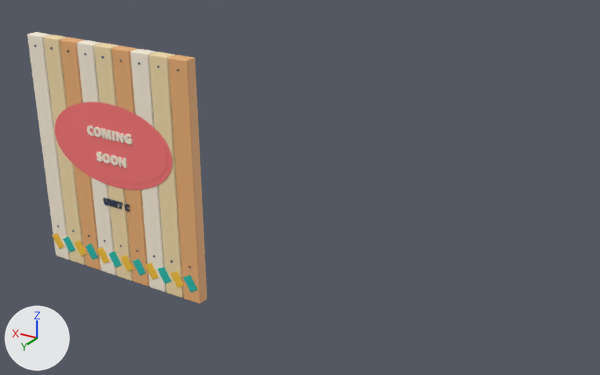
Before and after pictures for a commit that changed the FBX model EvolutionShop/Assets/EvolutionShop/Resources/Art/GrowthKit/PartitionC.fbx.
Before and after are seen from a camera (50 mm lens) standing at (-16.23, 1.51, 4.2) and looking at (-12.57, -4.59, 1.15). Lighting does not change. The marker at lower left points along +X, +Y and +Z. The older version comes first. Where no turn or scale is listed for an object, it has been applied to the vertices. Vertices at exactly the same position are counted once.

In view in the first picture: 'PartitionC mesh'.
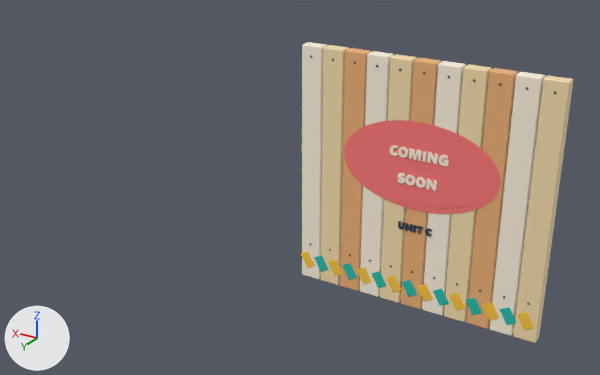
Location of each change, [x1, y1, x2, y2] in pixels of the pictures (600 x 375 px; the box of a moved part takes in the faces that stretch with it):
'PartitionC mesh', reshaped (51% wider, 11% taller): before [27, 32, 207, 304]; after [301, 42, 573, 343]
part 1 of me_cube_2214, moved or reshaped: before [169, 55, 207, 304]; after [302, 42, 327, 279]
part 2 of me_cube_2214, moved or reshaped: before [149, 52, 184, 298]; after [321, 45, 349, 285]
part 3 of me_cube_2214, moved or reshaped: before [130, 49, 166, 292]; after [340, 48, 371, 291]
part 4 of me_cube_2214, moved or reshaped: before [112, 46, 149, 286]; after [360, 51, 394, 297]
part 5 of me_cube_2214, moved or reshaped: before [94, 43, 133, 281]; after [380, 54, 417, 303]
part 6 of me_cube_2214, moved or reshaped: before [77, 40, 117, 275]; after [401, 58, 441, 309]
part 7 of me_cube_2214, moved or reshaped: before [60, 37, 101, 270]; after [422, 61, 466, 315]
part 8 of me_cube_2214, moved or reshaped: before [43, 35, 85, 265]; after [444, 64, 492, 322]
part 9 of me_cube_2214, moved or reshaped: before [27, 32, 70, 260]; after [466, 68, 518, 329]
part 10 of me_cube_2214, added (pale yellow): after [489, 72, 545, 336]
part 11 of me_cube_2214, added (beige): after [513, 75, 573, 343]
part 12 of me_cube_2214, deleted: before [52, 102, 197, 292]
part 13 of me_cube_2214, added: after [344, 120, 500, 236]
part 14 of me_cube_2214, added: after [301, 251, 534, 330]

The edits, one by one:
me_cube_2214 is used by ob_partitionc_mesh; location (0.0, 0.0, 0.0).
me_cube_2214 had 7078 vertices, 7611 faces and spanned x -11.84..-9.9, y -4.06..-3.92, z 0.0..2.4.
me_cube_2214 now has 7878 vertices, 8425 faces and spans x -14.81..-12.37, y -5.06..-4.92, z 0.0..2.4.
me_cube_2214 part 1: the loose piece of 56 vertices spanning x -11.84..-11.64, y -4.06..-3.94, z 0.0..2.4 is moved by (-0.74, -1.0, 0.0), in mat_gk_cream (pale yellow #fff3df).
me_cube_2214 part 2: the loose piece of 56 vertices spanning x -11.63..-11.42, y -4.06..-3.94, z 0.0..2.4 is moved by (-1.18, -1.0, 0.0).
me_cube_2214 part 3: the loose piece of 56 vertices spanning x -11.41..-11.21, y -4.06..-3.94, z 0.0..2.4 is moved by (-1.62, -1.0, 0.0), in mat_gk_woodlight (orange #efb277).
me_cube_2214 part 4: the loose piece of 56 vertices spanning x -11.19..-10.99, y -4.06..-3.94, z 0.0..2.4 is moved by (-2.06, -1.0, 0.0), in mat_gk_cream (pale yellow #fff3df).
me_cube_2214 part 5: the loose piece of 56 vertices spanning x -10.98..-10.77, y -4.06..-3.94, z 0.0..2.4 is moved by (-2.5, -1.0, 0.0).
me_cube_2214 part 6: the loose piece of 56 vertices spanning x -10.76..-10.56, y -4.06..-3.94, z 0.0..2.4 is moved by (-2.94, -1.0, 0.0), in mat_gk_woodlight (orange #efb277).
me_cube_2214 part 7: the loose piece of 56 vertices spanning x -10.54..-10.34, y -4.06..-3.94, z 0.0..2.4 is moved by (-3.37, -1.0, 0.0), in mat_gk_cream (pale yellow #fff3df).
me_cube_2214 part 8: the loose piece of 56 vertices spanning x -10.33..-10.12, y -4.06..-3.94, z 0.0..2.4 is moved by (-3.81, -1.0, 0.0).
me_cube_2214 part 9: the loose piece of 56 vertices spanning x -10.11..-9.91, y -4.06..-3.94, z 0.0..2.4 is moved by (-4.25, -1.0, 0.0), in mat_gk_woodlight (orange #efb277).
me_cube_2214 part 10: the loose piece of 56 vertices spanning x -11.84..-11.64, y -4.06..-3.94, z 0.0..2.4 is copied, and the copy is moved by (-2.74, -1.0, 0.0), in mat_gk_cream (pale yellow #fff3df); it spans x -14.58..-14.38, y -5.06..-4.94, z 0.0..2.4.
me_cube_2214 part 11: the loose piece of 56 vertices spanning x -11.84..-11.64, y -4.06..-3.94, z 0.0..2.4 is copied, and the copy is moved by (-2.96, -1.0, 0.0), in mat_gk_sand (beige #f7dfae); it spans x -14.81..-14.6, y -5.06..-4.94, z 0.0..2.4.
me_cube_2214 part 12: 29 loose pieces with 5530 vertices, spanning x -11.82..-9.9, y -3.94..-3.92, z 0.11..1.86, are deleted.
me_cube_2214 part 13: 3706 vertices added at x -14.34..-12.84, y -4.94..-4.92, z 0.8..1.86.
me_cube_2214 part 14: 2396 vertices added at x -14.78..-12.37, y -4.95..-4.93, z 0.11..0.39.
Other edits to the shape of me_cube_2214 do not show in these pictures.
